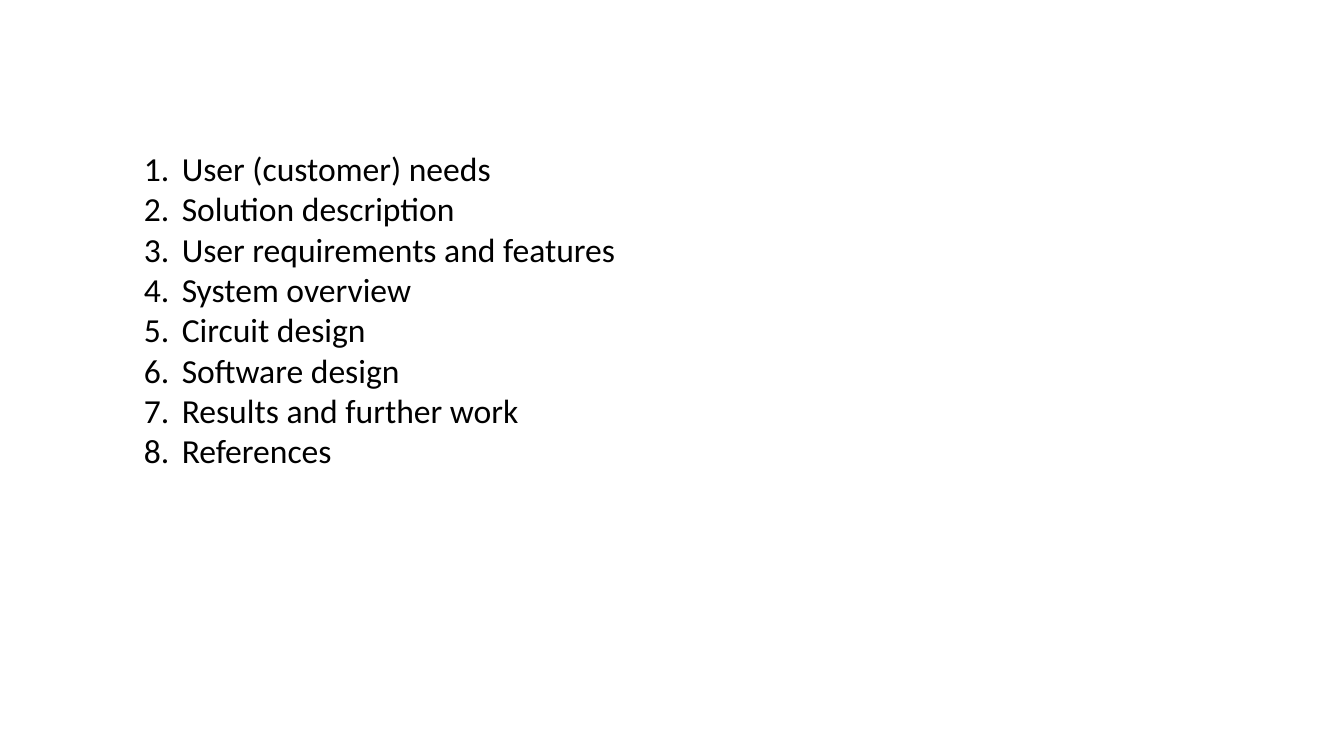
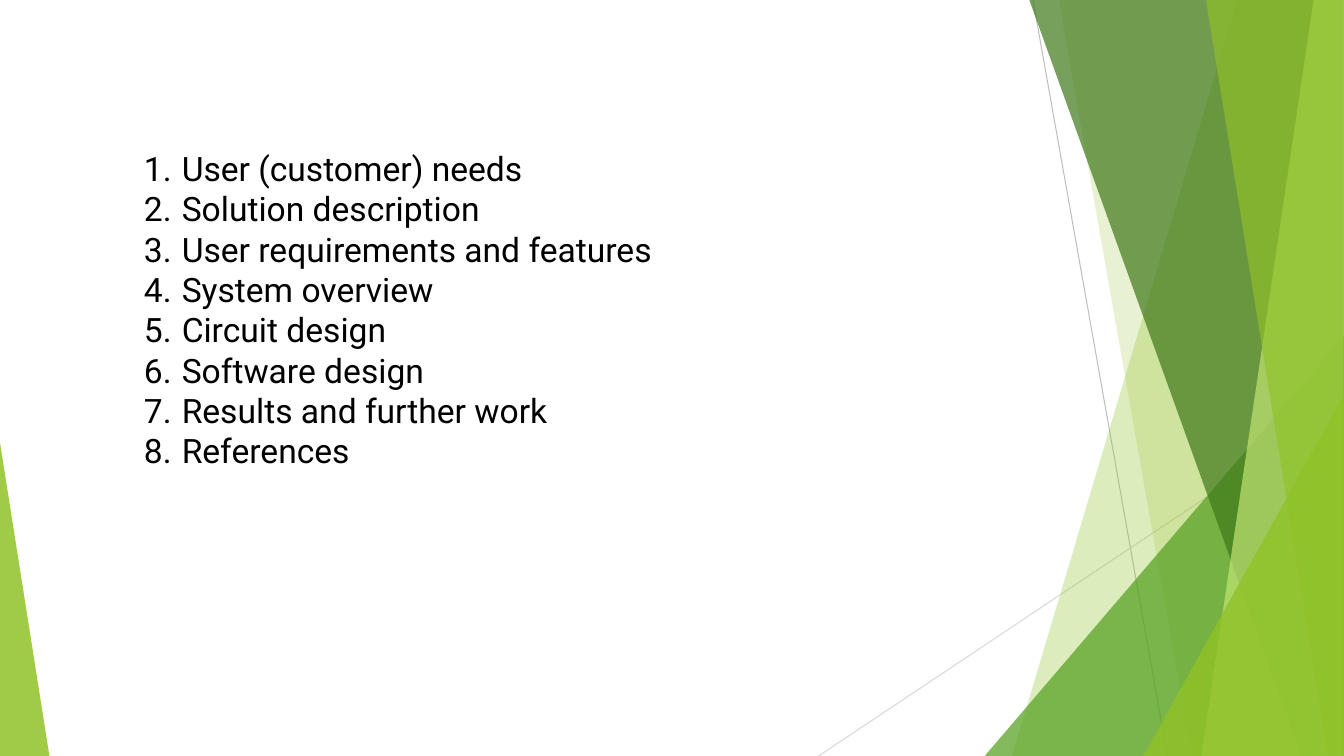
Before and after one commit to r0mac09/MS-sPi, a slide deck: slide 2 of Presentation.pptx. Drawn at 1344x756 pixels with LibreOffice and Linux fonts; fonts in the diff are those of the drawing. Boxes give left, top, right and bottom in pixels: in the first picture for what was removed or moved away, otherwise in the second. Text is boxed around its words. In the diff, an @@ line names an element or a change of style, - is before the commit and + after.

```diff
--- a/Presentation.pptx
+++ b/Presentation.pptx
@@ text "User (customer) needs" at bbox=[182, 154, 652, 464]: font Calibri to Roboto @@
@@ group added at bbox=[0, 0, 1344, 756]: 5 freeform shapes, 3 triangles, 2 lines @@
```
Also in this commit, not shown: 5 other slides changed, 3 slides added, 1 slide removed, 3 other files.
